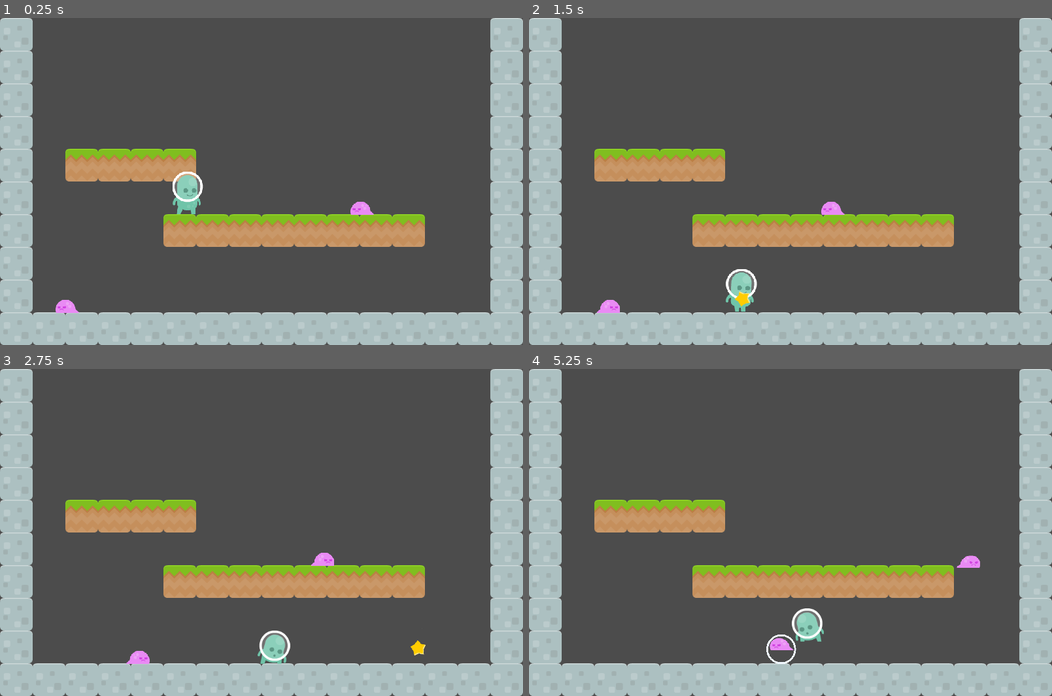
Above: before the commit, frames 1-4 (two rows, left to right).
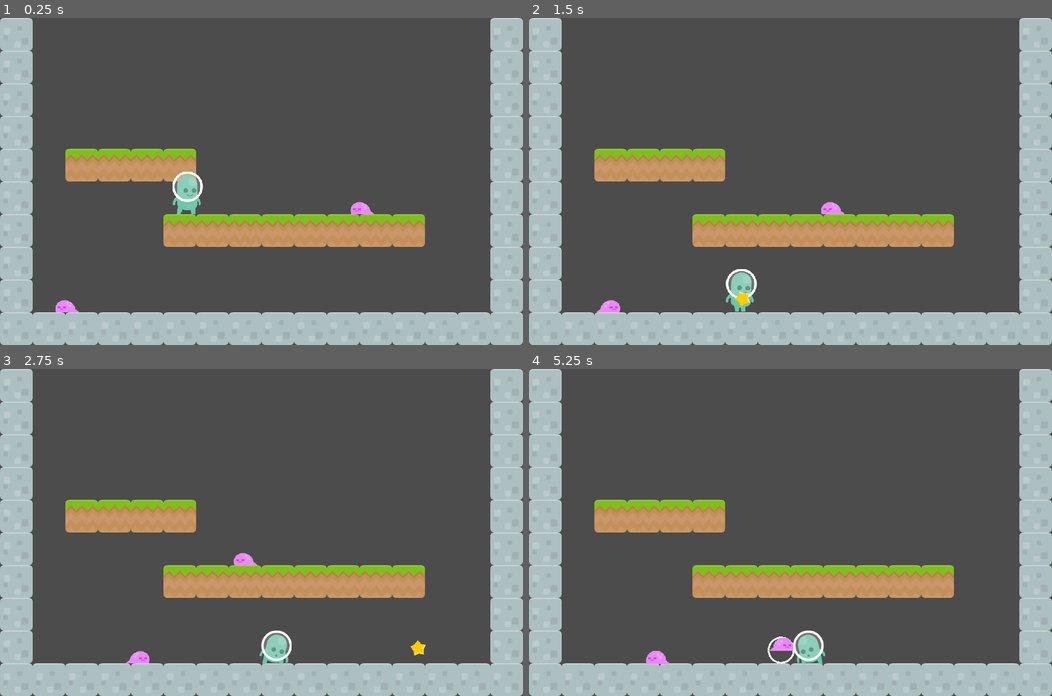
Above: after the commit, the same moments.

Repository: doctor-g/AltNaGaDeMon2021
Game: Godot game, scene res://World/Level.tscn
Two runs of this game, one before a commit and one after it. Both use one fixed random seed, a clock stepped at 60 frames per second and the inputs below.
Inputs:
- Up to frame 1 (0.25 s): no input
- Up to frame 2 (1.5 s): hold S (duck) 0.53-1.28 s; hold D (move_right) from 0.53 s (still down); tap Z (jump) at 0.77 s; tap X (fire) at 1.35 s
- Up to frame 3 (2.75 s): tap Z (jump) at 1.52 s; release D (move_right) at 2.03 s; hold A (move_left) from 2.03 s (still down); hold S (duck) from 2.03 s (still down)
- Up to frame 4 (5.25 s): release A (move_left) at 2.78 s; release S (duck) at 2.78 s; hold D (move_right) 2.78-4.28 s; tap X (fire) at 2.85, 4.35 s; tap Z (jump) at 3.02, 3.77, 4.52 s; hold S (duck) 3.53-4.28 s; hold A (move_left) 4.28-5.03 s; hold D (move_right) from 5.03 s (still down); hold S (duck) from 5.03 s (still down)

The runs differ from the first frame. In frame 1, less than 0.1% of the frame differs, in the area x 10-72%, y 56-91%; in frame 2, less than 0.1%; in frame 3, 0.6%; in frame 4, 1.3%, in the area x 22-87%, y 57-91%.

Commit message:
Make player die when hit by an enemy

Diff:
--- a/project/Enemies/Slime/Slime.tscn
+++ b/project/Enemies/Slime/Slime.tscn
@@ -23,7 +23,6 @@
 position = Vector2( 1, -13 )
 frames = SubResource( 1 )
 animation = "walk"
-frame = 1
 playing = true
 
 [node name="CollisionShape2D" type="CollisionShape2D" parent="."]
--- a/project/Player/Orb/Orb.gd
+++ b/project/Player/Orb/Orb.gd
@@ -2,6 +2,7 @@
 
 const _NUMBER_OF_POINTS := 30
 const _TWEEN_TIME := 0.2
+const _PLAYER_LAYER := 1
 
 export var speed := 600
 
@@ -25,19 +26,26 @@
 func _physics_process(_delta):
 	if not _kicked:
 		# Moving "zero" here to ensure we get the collision info
-		var collision = move_and_collide(Vector2.ZERO)
+		# warning-ignore:return_value_discarded
+		move_and_slide(Vector2.ZERO, Vector2.UP)
 
 		# Check if the orb was kicked by a player
-		if collision and collision.collider.is_in_group("players"):
-			_kicked = true
-			_enemy_overlap_area.monitoring = true
-			set_collision_mask_bit(1, false)
-			_velocity.x = speed
-			if collision.position.x > global_position.x:
-				_moving_right = false
-				_velocity.x *= -1
-			else:
-				_moving_right = true
+		for i in range(0,get_slide_count()):
+			var collision := get_slide_collision(i)
+			if collision.collider.is_in_group("players"):
+				_kicked = true
+				_enemy_overlap_area.monitoring = true
+				set_collision_mask_bit(_PLAYER_LAYER, false)
+				_velocity.x = speed
+
+				# Adjust direction based on if this was hit from left or right
+				if collision.position.x > global_position.x:
+					_moving_right = false
+					_velocity.x *= -1
+				else:
+					_moving_right = true
+
+	# Handle having been kicked already
 	else:
 		_velocity.y += _gravity
 		_velocity = move_and_slide(_velocity, Vector2.UP)
--- a/project/Player/Orb/Orb.tscn
+++ b/project/Player/Orb/Orb.tscn
@@ -1,12 +1,7 @@
-[gd_scene load_steps=4 format=2]
+[gd_scene load_steps=3 format=2]
 
 [ext_resource path="res://Player/Orb/Orb.gd" type="Script" id=1]
-
-[sub_resource type="CircleShape2D" id=1]
-radius = 30.0
-
-[sub_resource type="CircleShape2D" id=2]
-radius = 30.0
+[ext_resource path="res://Player/Orb/orb_collision_shape.tres" type="Shape2D" id=2]
 
 [node name="Orb" type="KinematicBody2D"]
 collision_layer = 8
@@ -14,7 +9,7 @@
 script = ExtResource( 1 )
 
 [node name="CollisionShape2D" type="CollisionShape2D" parent="."]
-shape = SubResource( 1 )
+shape = ExtResource( 2 )
 
 [node name="EnemyOverlapArea" type="Area2D" parent="."]
 collision_layer = 8
@@ -22,6 +17,6 @@
 monitoring = false
 
 [node name="CollisionShape2D" type="CollisionShape2D" parent="EnemyOverlapArea"]
-shape = SubResource( 2 )
+shape = ExtResource( 2 )
 
 [connection signal="body_entered" from="EnemyOverlapArea" to="." method="_on_EnemyOverlapArea_body_entered"]
--- /dev/null
+++ b/project/Player/Orb/orb_collision_shape.tres
@@ -0,0 +1,4 @@
+[gd_resource type="CircleShape2D" format=2]
+
+[resource]
+radius = 27.0
--- a/project/Player/Player.gd
+++ b/project/Player/Player.gd
@@ -31,6 +31,10 @@
 		_process_movement_input()
 
 	_velocity = move_and_slide(_velocity, Vector2.UP)
+	for i in range(0, get_slide_count()):
+		var collision := get_slide_collision(i)
+		if collision.collider.is_in_group("enemies"):
+			queue_free()
 
 
 func _process_movement_input()->void:
@@ -54,3 +58,8 @@
 		projectile.direction = Vector2.LEFT if _sprite.flip_h else Vector2.RIGHT
 		projectile.position = $ProjectileLaunchPoint.global_position
 		get_parent().add_child(projectile)
+
+
+# This is called when an enemy crosses into the damageable area of the player.
+func _on_DamageableArea_body_entered(_body):
+	queue_free()
--- a/project/Player/Player.tscn
+++ b/project/Player/Player.tscn
@@ -15,6 +15,7 @@
 [ext_resource path="res://Player/Player.gd" type="Script" id=13]
 [ext_resource path="res://Player/p1_duck.png" type="Texture" id=14]
 [ext_resource path="res://Player/p1_jump.png" type="Texture" id=15]
+[ext_resource path="res://Player/player_collision_shape.tres" type="Shape2D" id=16]
 
 [sub_resource type="SpriteFrames" id=1]
 animations = [ {
@@ -34,12 +35,8 @@
 "speed": 5.0
 } ]
 
-[sub_resource type="RectangleShape2D" id=2]
-extents = Vector2( 30, 45.75 )
-
 [node name="Player" type="KinematicBody2D" groups=["players"]]
 collision_layer = 2
-collision_mask = 5
 script = ExtResource( 13 )
 
 [node name="AnimatedSprite" type="AnimatedSprite" parent="."]
@@ -50,7 +47,7 @@
 
 [node name="StandingCollision" type="CollisionShape2D" parent="."]
 position = Vector2( -2, -46.25 )
-shape = SubResource( 2 )
+shape = ExtResource( 16 )
 
 [node name="DuckSprite" type="Sprite" parent="."]
 visible = false
@@ -59,3 +56,13 @@
 
 [node name="ProjectileLaunchPoint" type="Node2D" parent="."]
 position = Vector2( 0, -31 )
+
+[node name="DamageableArea" type="Area2D" parent="."]
+collision_layer = 2
+collision_mask = 4
+
+[node name="CollisionShape2D" type="CollisionShape2D" parent="DamageableArea"]
+position = Vector2( -2, -46.25 )
+shape = ExtResource( 16 )
+
+[connection signal="body_entered" from="DamageableArea" to="." method="_on_DamageableArea_body_entered"]
--- /dev/null
+++ b/project/Player/player_collision_shape.tres
@@ -0,0 +1,4 @@
+[gd_resource type="RectangleShape2D" format=2]
+
+[resource]
+extents = Vector2( 30, 45.75 )
